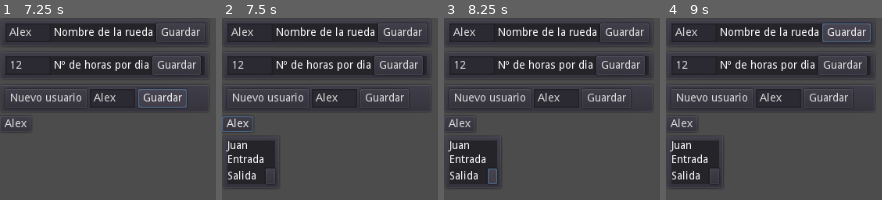
Above: before the commit, frames 1-4 (left to right).
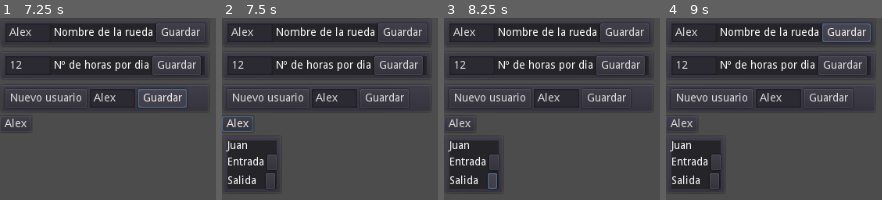
Above: after the commit, the same moments.

Repository: juanantoniogit/Rueda_v1.0
Game: Godot game, scene res://Menu principal/MenuPincipal.tscn
Two runs of this game, one before a commit and one after it. Both use one fixed random seed, a clock stepped at 60 frames per second and the inputs below.
Inputs (mouse positions are in pixels of both pictures, inside the frame that each line leads up to):
- Up to frame 1 (7.25 s): click "Nueva rueda" at 0.5 s; click (28, 32) at 1.27 s; type "Alex" at 1.35 s; click "Guardar" at 2 s; click (28, 65) at 2.77 s; type "12" at 2.85 s; click "Guardar" at 3.5 s; click "Nuevo usuario" at 4.25 s; click (112, 98) at 5.02 s; type "Alex" at 5.1 s; click "Nuevo usuario" at 5.75 s; click "Guardar" at 6.5 s
- Up to frame 2 (7.5 s): click "Alex" at 7.25 s
- Up to frame 3 (8.25 s): click (491, 176) at 8.02 s
- Up to frame 4 (9 s): click "Guardar" at 8.75 s

Frame 1 is identical in both runs. In frame 2, 1.6% of the frame differs, in the area x 2-26%, y 67-96%; in frame 3, 1.7%; in frame 4, 1.6%.

Commit message:
Update Configuracion.gd

Diff:
--- a/Configuracion/Configuracion.gd
+++ b/Configuracion/Configuracion.gd
@@ -40,12 +40,12 @@
 	if result == null:
 		$VBoxContainer/HorasDia/HBoxContainer/Button.hide()
 		$"VBoxContainer/HorasDia/HBoxContainer/Mensaje ERROR".show()
-
 		print ("NO has escrito un numero")
 	else:
-		print (new_text)
+		numHoras = new_text
 		$VBoxContainer/HorasDia/HBoxContainer/Button.show()
 		$"VBoxContainer/HorasDia/HBoxContainer/Mensaje ERROR".hide()
+		print (new_text)
 	pass
 func _on_Button_pressed():
 	Global.numHoras = numHoras
